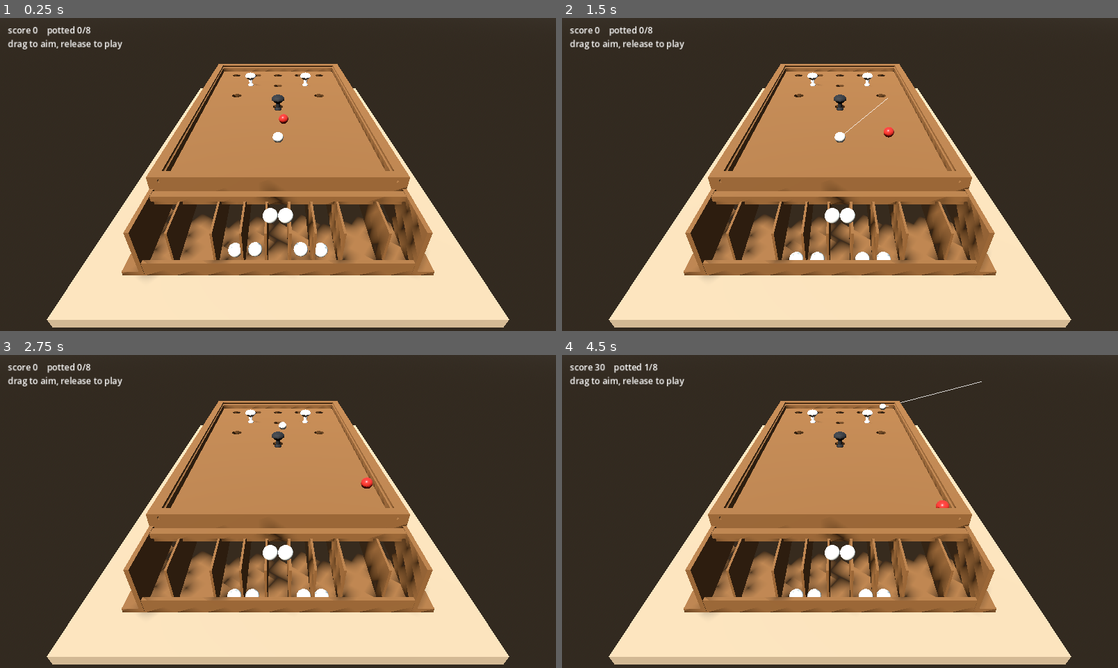
Above: before the commit, frames 1-4 (two rows, left to right).
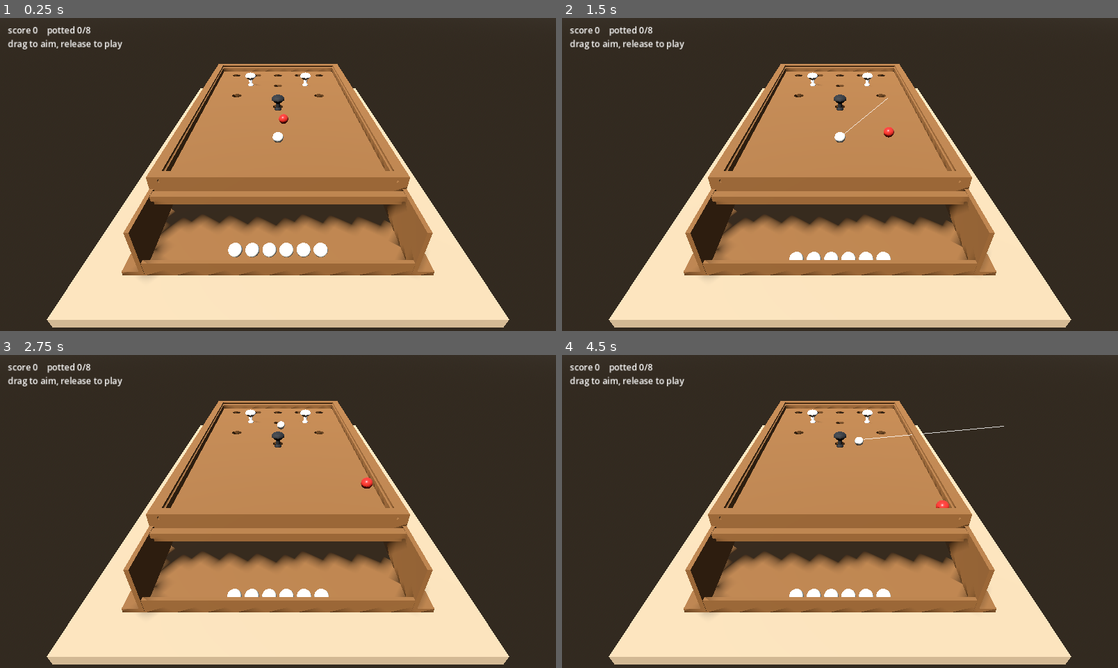
Above: after the commit, the same moments.

Repository: AidanJones/pocket_bar_billiards
Game: Godot game, scene res://main.tscn
Two runs of this game, one before a commit and one after it. Both use one fixed random seed, a clock stepped at 60 frames per second and the inputs below.
Inputs (mouse positions are in pixels of both pictures, inside the frame that each line leads up to):
- Up to frame 1 (0.25 s): no input
- Up to frame 2 (1.5 s): move the mouse to (962, 158) at 0.52 s; click (962, 158) at 0.67 s; drag from (728, 190) to (812, 237) at 1.27 s
- Up to frame 3 (2.75 s): move the mouse to (333, 442) at 2.02 s; click (333, 442) at 2.17 s
- Up to frame 4 (4.5 s): drag from (812, 574) to (673, 464) at 2.77 s; move the mouse to (1006, 558) at 3.52 s; click (1006, 558) at 3.67 s; drag from (673, 464) to (756, 433) at 4.27 s

The runs differ from the first frame. In frame 1, 4.5% of the frame differs, in the area x 29-76%, y 54-79%; in frame 2, 4.5%; in frame 3, 4.5%; in frame 4, 4.7%, in the area x 5-80%, y 2-79%.

Commit message:
Fix the sorted return's chutes: 5 of 9 -> 9 of 9
The simulation said the four chuted holes all failed. Three things were
wrong, none of them visible in the geometry.

Too shallow. The chute had a fixed 4.4 mm rise spread over up to 59 mm --
4 to 8 degrees -- and a ball dropped onto that just sits on it. It now
takes all the rise the headroom under the bed allows and spans no further
than the ball actually has to move, giving 12 to 18 degrees.

It finished against the lane wall, 0.5 mm clear of it, so a ball that did
roll down wedged between chute and wall. That was the resting height the
test kept reporting. It now stops at the *near* wall of the lane it
delivers to: a lane is only about a ball and a half wide, so whatever the
chute covers is taken away from the ball, and stopping early leaves the
whole lane to land in.

The back-row chutes left a gap behind them. A ball bouncing on landing
could end up behind a 7 mm step it could not climb -- which is where the 10
kept finishing. Chutes with less than 2.5 balls of room behind them now
reach the back wall.

An angled deflector fence was tried first and got all four into the right
lane but stalled them: it needs forward momentum a dropped ball does not
have. The ramp's own slope is not enough to push a ball along a fence, but
a steep enough cross-slope does not need it to.

check.py gained a rule for each failure mode: at least 10 degrees of
cross-slope, a ball and a half of lane left beyond the low edge, and under
half a ball of gap beneath. 84 combinations still green.

Both returns now simulate 9 of 9 at life size. Neither has been printed.
The smoke test warns when the ball is under 20 mm, where Godot's solver
stops being reliable -- mini --as-printed is inconclusive, not faulty.

Co-Authored-By: Claude Opus 5 <noreply@anthropic.com>

Diff:
--- a/godot/assets/table_layout.json
+++ b/godot/assets/table_layout.json
@@ -91,52 +91,6 @@
   }
  ],
  "skittle_cap_radius": 0.03418204724409449,
- "return_lanes": [
-  {
-   "score": 30,
-   "x0": -0.4310985826771654,
-   "x1": -0.33421196850393703
-  },
-  {
-   "score": 50,
-   "x0": -0.33421196850393703,
-   "x1": -0.19999496062992128
-  },
-  {
-   "score": 20,
-   "x0": -0.19999496062992128,
-   "x1": -0.11251590551181104
-  },
-  {
-   "score": 10,
-   "x0": -0.11251590551181104,
-   "x1": -0.03751779527559056
-  },
-  {
-   "score": 200,
-   "x0": -0.03751779527559056,
-   "x1": 0.03751779527559056
-  },
-  {
-   "score": 100,
-   "x0": 0.03751779527559056,
-   "x1": 0.11251590551181104
-  },
-  {
-   "score": 20,
-   "x0": 0.11251590551181104,
-   "x1": 0.19999496062992128
-  },
-  {
-   "score": 50,
-   "x0": 0.19999496062992128,
-   "x1": 0.33421196850393703
-  },
-  {
-   "score": 30,
-   "x0": 0.33421196850393703,
-   "x1": 0.4310985826771654
-  }
- ],
+ "return_lanes": [],
  "scale_vs_real": 0.2668
 }
--- a/godot/scripts/smoke_test.gd
+++ b/godot/scripts/smoke_test.gd
@@ -40,8 +40,16 @@
 	layout = game.layout
 	holes = layout.get("holes", [])
 	lanes = layout.get("return_lanes", [])
-	print("[smoke] %d holes, %s return" % [
-		holes.size(), "sorted" if lanes.size() > 0 else "shared"])
+	print("[smoke] %d holes, %s return, %.1f mm ball" % [
+		holes.size(), "sorted" if lanes.size() > 0 else "shared",
+		float(layout["ball_diameter"]) * 1000.0])
+	# Godot's solver is tuned for roughly human-scale objects. Below about
+	# 20 mm the contact tolerances are a sizeable fraction of the ball and
+	# results stop meaning much either way, which is why the exporter runs
+	# the game life size.
+	if float(layout["ball_diameter"]) < 0.02:
+		print("[smoke] NOTE: that is small for the physics engine — treat "
+			+ "anything below ~20 mm as inconclusive, not as a design fault")
 	for ball in game.balls:
 		ball.queue_free()
 	game.balls.clear()
Binary file changed: godot/assets/table.glb
Not shown, changed: AGENTS.md
Not shown, changed: previews/felt_template_A4.pdf
